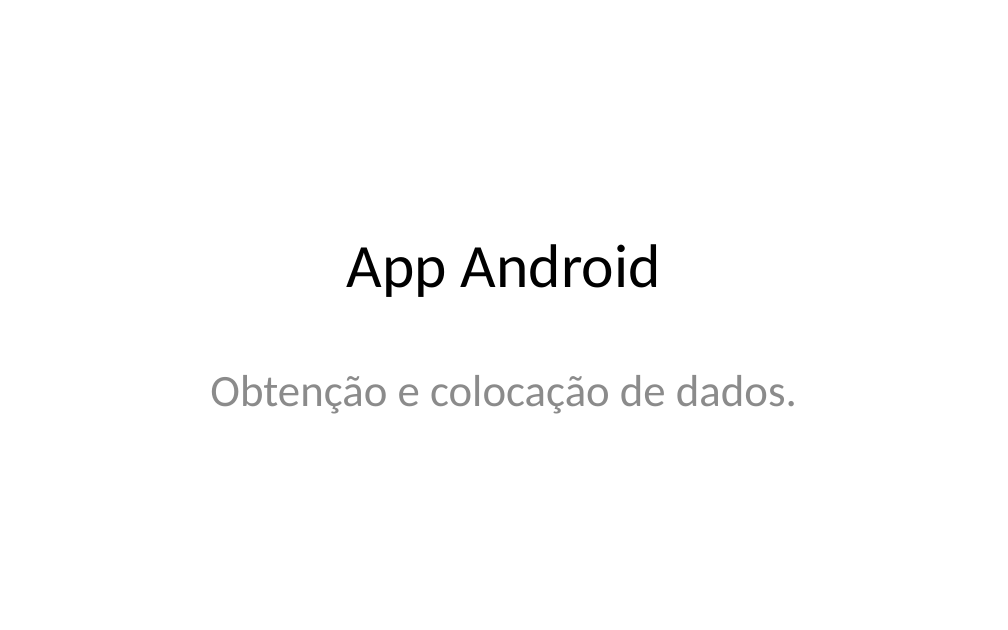
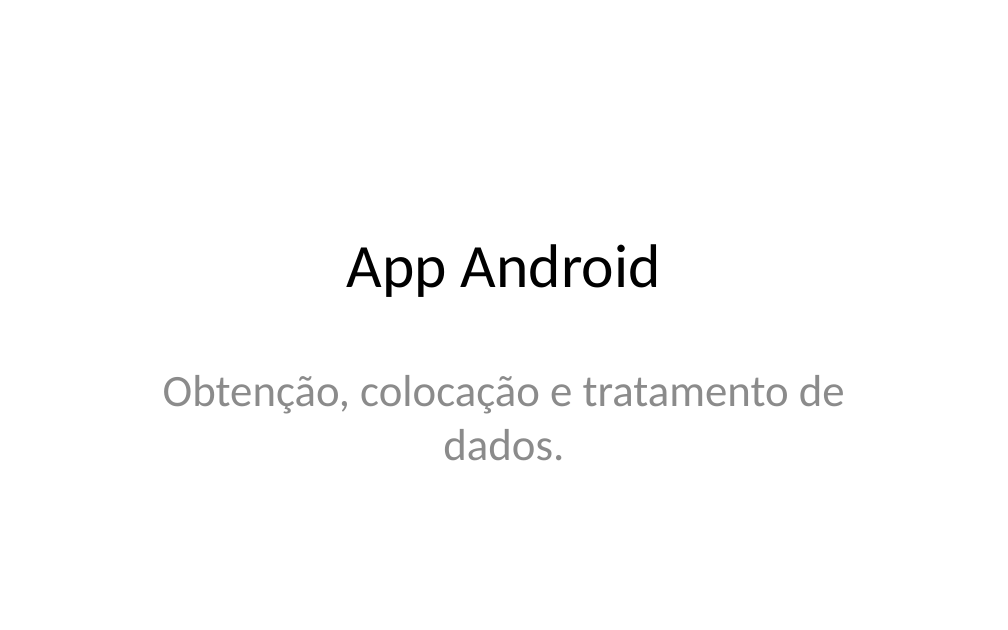
Before and after one commit to iptomar/letrinhas_si, a slide deck: slide 14 of Apresentacoes/v01.pptx (slide 13 before the commit). Drawn at 1008x630 pixels with LibreOffice and Linux fonts; fonts in the diff are those of the drawing; background and template pictures are left out. Boxes give left, top, right and bottom in pixels: in the first picture for what was removed or moved away, otherwise in the second. Text is boxed around its words. In the diff, an @@ line names an element or a change of style, - is before the commit and + after.

Commit message:
Adição de exemplos da API Android para parsing de JSON e execução de HTTP requests para o servidor.

```diff
--- a/Apresentacoes/v01.pptx
+++ b/Apresentacoes/v01.pptx
@@ subtitle at [163, 375, 845, 460]: text changed @@
-Obtenção e colocação de dados.
+Obtenção, colocação e tratamento de dados.
```
Also in this commit, not shown: 2 other slides changed, 14 slides added, 1 slide removed.
